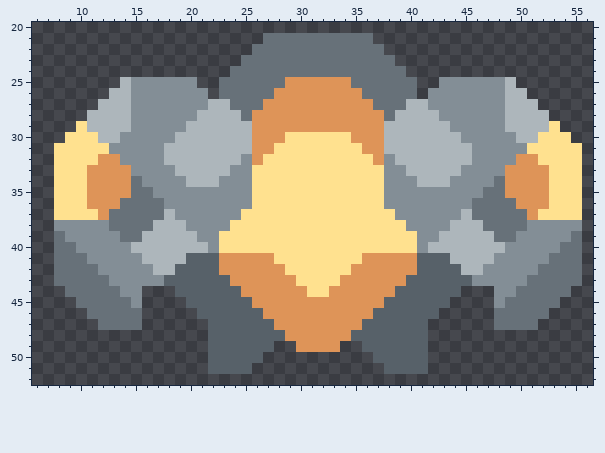
Pixel-art sprite -- assets/sprites/units/cricket.png. The picture above is the old version.
The file is 64x64 pixels. Shown: x 6..56, y 20..52.
Now the later version:
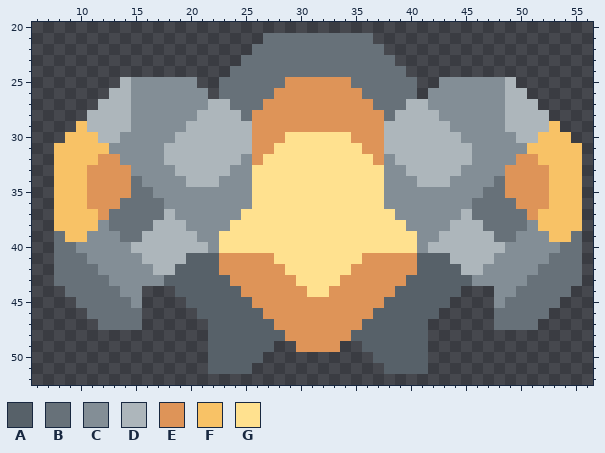
Palette (. is transparent): A #576169  B #677179  C #838e96  D #adb6bb  E #de9458  F #f8c266  G #ffe18f
Difference:
@@ x 6..56 @@
 28 .....DDDDCCCCCCDDDDBEEEEEEEEEEEEBDDDDCCCCCCDDDD....
-29 ....GDDDDCCCCCDDDDDDEEEEEEEEEEEEDDDDDDCCCCCDDDDG...
-30 ...GGGDDCCCCCDDDDDDDEEEGGGGGGEEEDDDDDDDCCCCCDDGGG..
-31 ..GGGGGCCCCCDDDDDDDDEEGGGGGGGGEEDDDDDDDDCCCCCGGGGG.
-32 ..GGGGEECCCCDDDDDDDCEGGGGGGGGGGECDDDDDDDCCCCEEGGGG.
-33 ..GGGEEEECCCCDDDDDCCGGGGGGGGGGGGCCDDDDDCCCCEEEEGGG.
-34 ..GGGEEEEBCCCCDDDCCCGGGGGGGGGGGGCCCDDDCCCCBEEEEGGG.
-35 ..GGGEEEEBBCCCCCCCCCGGGGGGGGGGGGCCCCCCCCCBBEEEEGGG.
-36 ..GGGEEEBBBBCCCCCCCCGGGGGGGGGGGGCCCCCCCCBBBBEEEGGG.
-37 ..GGGGEBBBBBDCCCCCCGGGGGGGGGGGGGGCCCCCCDBBBBBEGGGG.
-38 ..CCCCCBBBBDDDCCCCGGGGGGGGGGGGGGGGCCCCDDDBBBBCCCCC.
-39 ..BCCCCCBBDDDDDCCGGGGGGGGGGGGGGGGGGCCDDDDDBBCCCCCB.
+29 ....FDDDDCCCCCDDDDDDEEEEEEEEEEEEDDDDDDCCCCCDDDDF...
+30 ...FFFDDCCCCCDDDDDDDEEEGGGGGGEEEDDDDDDDCCCCCDDFFF..
+31 ..FFFFFCCCCCDDDDDDDDEEGGGGGGGGEEDDDDDDDDCCCCCFFFFF.
+32 ..FFFFEECCCCDDDDDDDCEGGGGGGGGGGECDDDDDDDCCCCEEFFFF.
+33 ..FFFEEEECCCCDDDDDCCGGGGGGGGGGGGCCDDDDDCCCCEEEEFFF.
+34 ..FFFEEEEBCCCCDDDCCCGGGGGGGGGGGGCCCDDDCCCCBEEEEFFF.
+35 ..FFFEEEEBBCCCCCCCCCGGGGGGGGGGGGCCCCCCCCCBBEEEEFFF.
+36 ..FFFEEEBBBBCCCCCCCCGGGGGGGGGGGGCCCCCCCCBBBBEEEFFF.
+37 ..FFFFEBBBBBDCCCCCCGGGGGGGGGGGGGGCCCCCCDBBBBBEFFFF.
+38 ..FFFFCBBBBDDDCCCCGGGGGGGGGGGGGGGGCCCCDDDBBBBCFFFF.
+39 ..BFFCCCBBDDDDDCCGGGGGGGGGGGGGGGGGGCCDDDDDBBCCCFFB.
 40 ..BBCCCCCDDDDDDDCGGGGGGGGGGGGGGGGGGCDDDDDDDCCCCCBB.
Pixel boxes of the changes (left, top, right, bottom) in both pictures:
changed: (54, 121, 109, 242)
changed: (527, 121, 582, 242)
